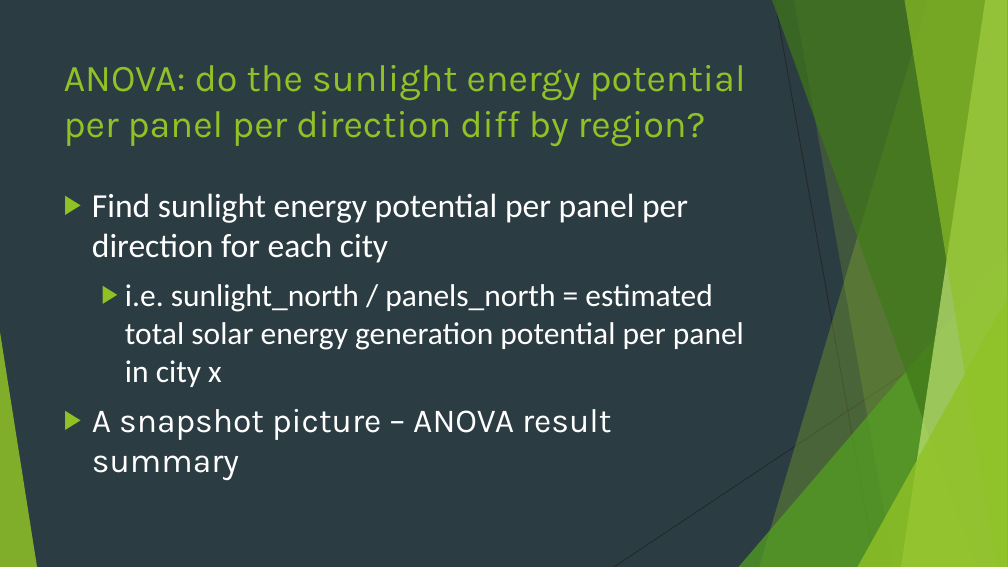
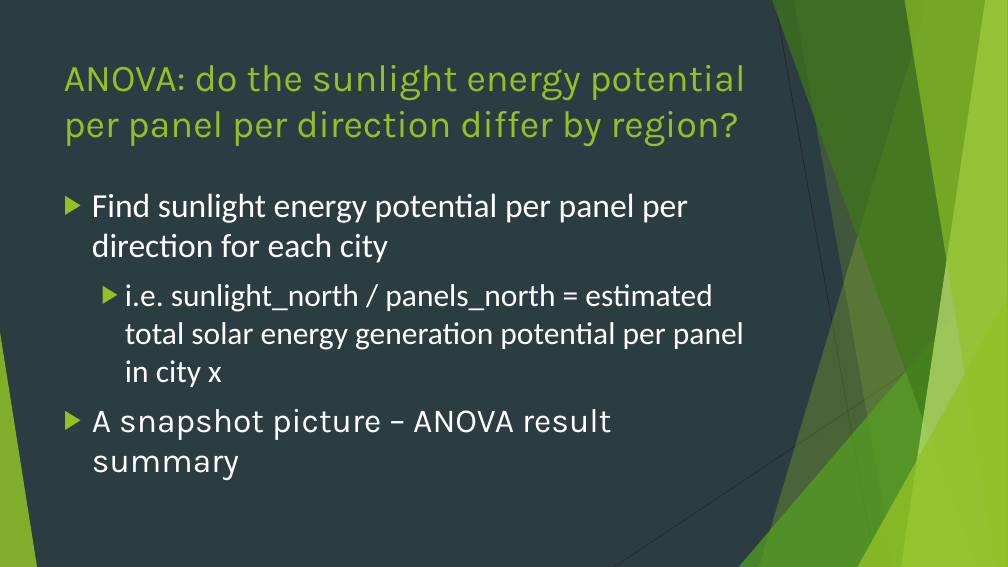
Before and after one commit to breardon7/6101-GroupProjects, a slide deck: slide 19 of 6101 Group Project New Version_Jichong_3.20.pptx. Drawn at 1008x567 pixels with LibreOffice and Linux fonts; fonts in the diff are those of the drawing. Boxes give left, top, right and bottom in pixels: in the first picture for what was removed or moved away, otherwise in the second. Text is boxed around its words. In the diff, an @@ line names an element or a change of style, - is before the commit and + after.

```diff
--- a/6101 Group Project New Version_Jichong_3.20.pptx
+++ b/6101 Group Project New Version_Jichong_3.20.pptx
@@ title at bbox=[64, 65, 746, 146]: text changed @@
-ANOVA: do the sunlight energy potential per panel per direction diff by region?
+ANOVA: do the sunlight energy potential per panel per direction differ by region?
```
Also in this commit, not shown: 7 other slides changed, 2 other files.
